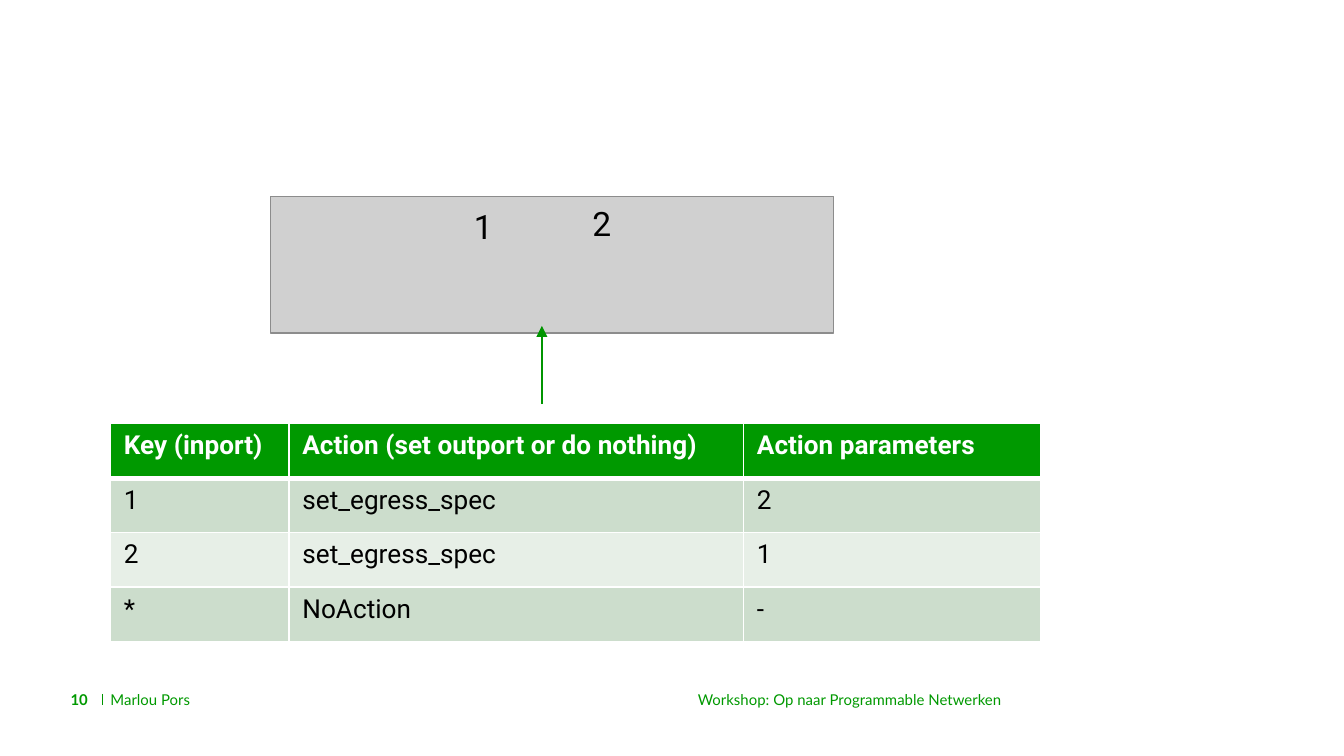
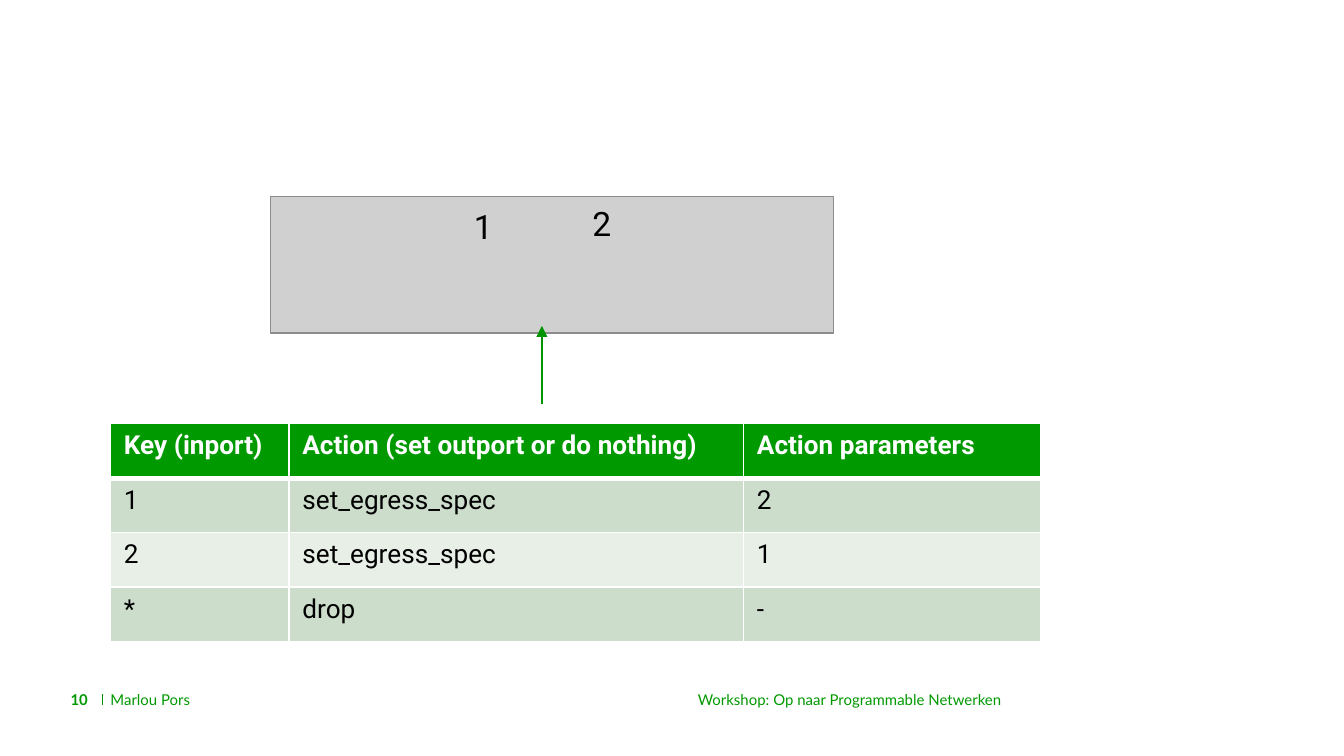
Before and after one commit to Marlou16/p4-tutorial, a slide deck: slide 10 of presentatie.pptx. Drawn at 1344x756 pixels with LibreOffice and Linux fonts; fonts in the diff are those of the drawing; grey boxes stand for pictures; background and template pictures are left out. Boxes give left, top, right and bottom in pixels: in the first picture for what was removed or moved away, otherwise in the second. Text is boxed around its words. In the diff, an @@ line names an element or a change of style, - is before the commit and + after.

```diff
--- a/presentatie.pptx
+++ b/presentatie.pptx
@@ table at (110,423,1042,641) @@
-row 4, column 2: NoAction
+row 4, column 2: drop
```
Also in this commit, not shown: 3 other slides changed, 9 other files.
